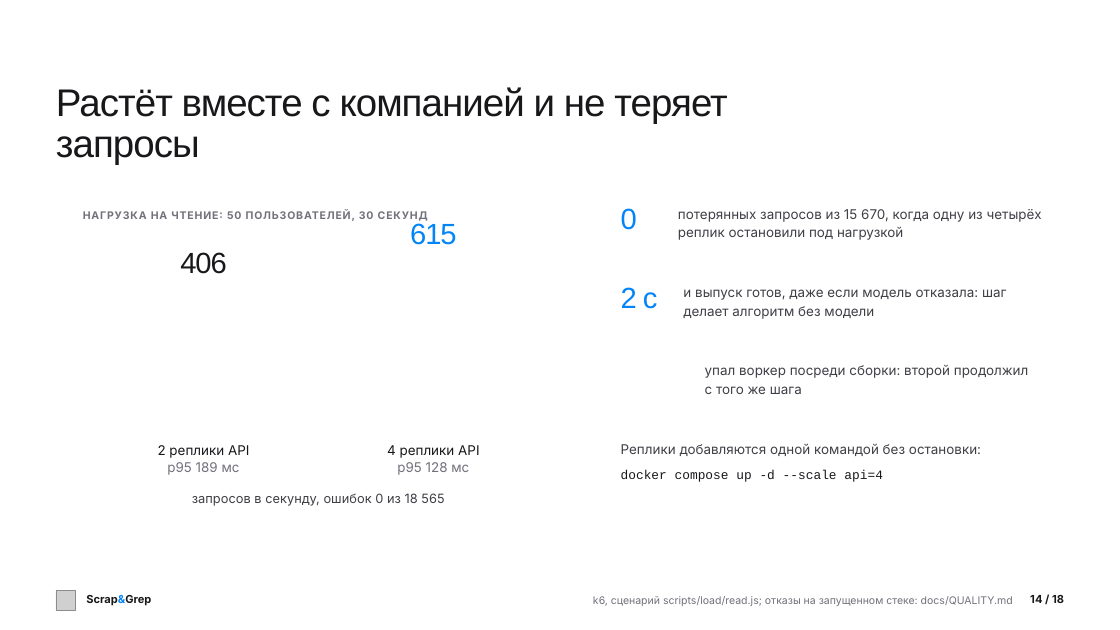
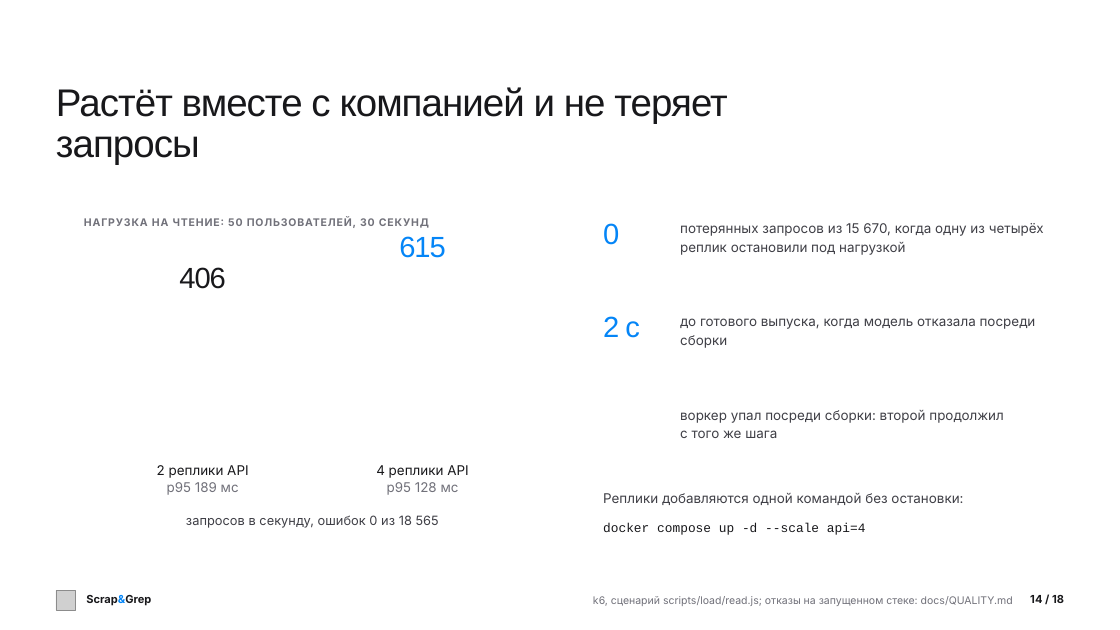
Before and after one commit to verikirill/scrap-and-grep, a slide deck: slide 14 of docs/presentation/scrapgrep.pptx. Drawn at 1120x630 pixels with LibreOffice and Linux fonts; fonts in the diff are those of the drawing; grey boxes stand for pictures; background and template pictures are left out. Boxes give left, top, right and bottom in pixels: in the first picture for what was removed or moved away, otherwise in the second. Text is boxed around its words. In the diff, an @@ line names an element or a change of style, - is before the commit and + after.

Commit message:
docs: deck without repeated facts, a 2026 price slide with sources, even layout
Every fact now stands on one slide: the cover names the audiences, the problem shows sources, publications and the KEV deadline, the speed slide compares models, the analyst study keeps time and coverage, and a new slide prices a digest by analyst and by assistant with six dated sources. Layout checked for equal margins and room above the footer; PPTX carries superscript references.

```diff
--- a/docs/presentation/scrapgrep.pptx
+++ b/docs/presentation/scrapgrep.pptx
@@ text "НАГРУЗКА НА ЧТЕНИЕ: 50 ПОЛЬЗОВАТЕЛЕЙ, ...": place and size @@
-text "НАГРУЗКА НА ЧТЕНИЕ: 50 ПОЛЬЗОВАТЕЛЕЙ, ..." at <box>83,210,428,221</box>
+text "НАГРУЗКА НА ЧТЕНИЕ: 50 ПОЛЬЗОВАТЕЛЕЙ, ..." at <box>84,217,429,228</box>
@@ text "615": place and size @@
-text "615" at <box>410,223,457,245</box>
+text "615" at <box>399,236,446,258</box>
@@ text "0": place and size @@
-text "0" at <box>621,208,637,230</box>
+text "0" at <box>603,223,619,245</box>
@@ text "потерянных запросов из 15 670, ...": place and size @@
-text "потерянных запросов из 15 670, ..." at <box>678,209,1042,240</box>
+text "потерянных запросов из 15 670, ..." at <box>680,223,1044,255</box>
@@ text "406": place and size @@
-text "406" at <box>180,252,227,274</box>
+text "406" at <box>179,267,226,289</box>
@@ text "2 с": place and size @@
-text "2 с" at <box>621,287,658,309</box>
+text "2 с" at <box>603,316,640,338</box>
@@ text at <box>680,318,1036,348</box>: text changed @@
-и выпуск готов, даже если модель отказала: шаг
-делает алгоритм без модели
+до готового выпуска, когда модель отказала посреди
+сборки
@@ text at <box>680,410,1004,438</box>: text changed @@
-упал воркер посреди сборки: второй продолжил
-с того же шага
+воркер упал посреди сборки: второй продолжил
+с того же шага
@@ text "2 реплики API p95 189 ...": place and size @@
-text "2 реплики API p95 189 ..." at <box>158,445,249,475</box>
+text "2 реплики API p95 189 ..." at <box>157,465,248,495</box>
@@ text "4 реплики API p95 128 ...": place and size @@
-text "4 реплики API p95 128 ..." at <box>387,445,479,475</box>
+text "4 реплики API p95 128 ..." at <box>376,465,468,495</box>
@@ text "Реплики добавляются одной командой без ...": place and size @@
-text "Реплики добавляются одной командой без ..." at <box>621,444,981,456</box>
+text "Реплики добавляются одной командой без ..." at <box>603,493,963,505</box>
@@ text "запросов в секунду, ошибок 0 ...": place and size @@
-text "запросов в секунду, ошибок 0 ..." at <box>192,493,444,506</box>
+text "запросов в секунду, ошибок 0 ..." at <box>186,515,439,528</box>
@@ text "docker compose up -d --scale ...": place and size @@
-text "docker compose up -d --scale ..." at <box>621,470,883,482</box>
+text "docker compose up -d --scale ..." at <box>603,522,866,535</box>
@@ text "docker compose up -d --scale ..." at <box>603,522,866,535</box>: line spacing 15.6pt to 16.2pt @@
```
Also in this commit, not shown: 15 other slides changed, 2 slides added, 2 slides removed, 5 other files.
